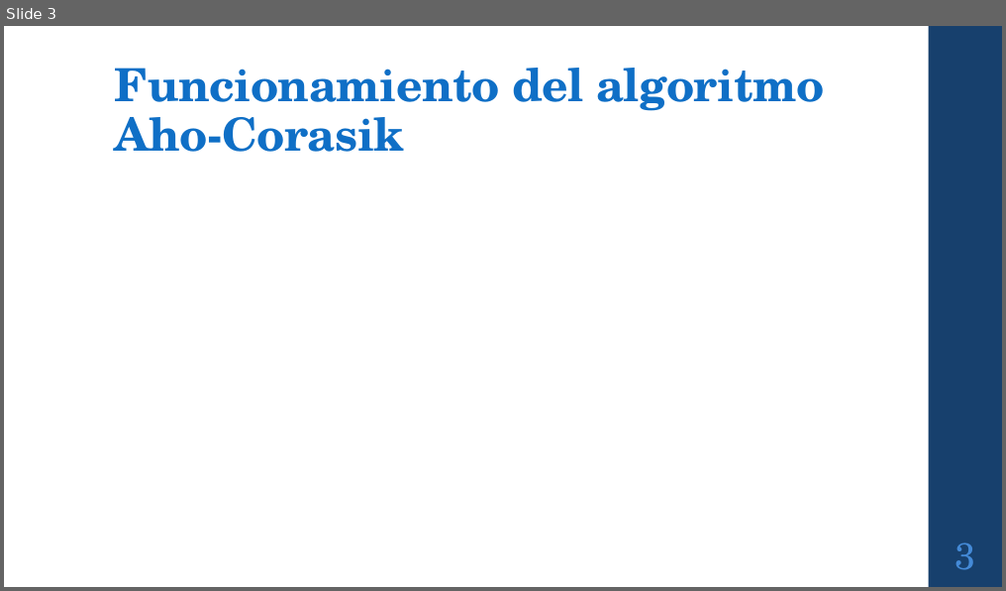
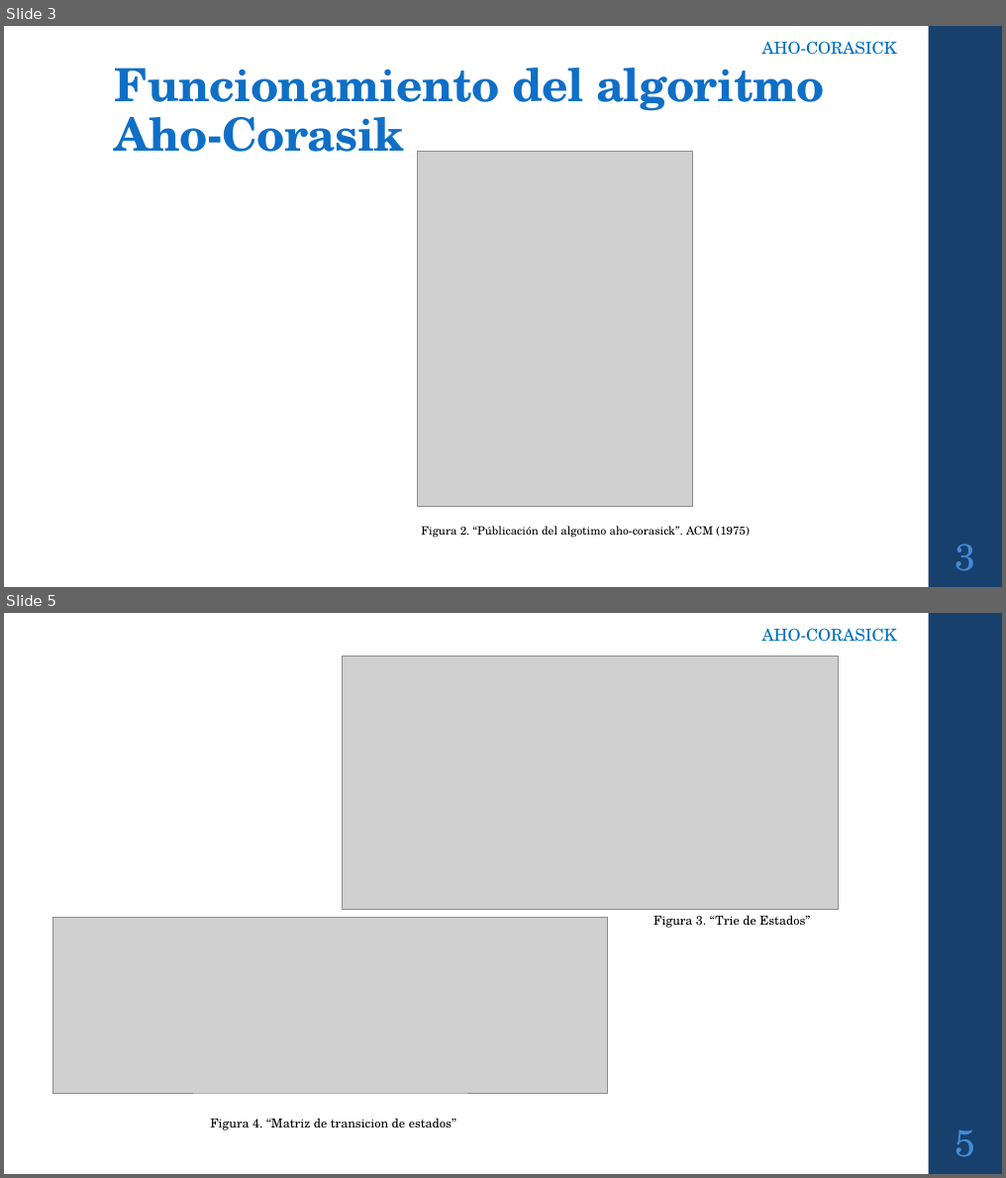
Before and after one commit to CursosIE/IE-0217-III-16-G1, a slide deck: Proyecto/proyectoFinal.pptx. Shown one above the other, each under a label of ours: slide 3 before the commit, slides 3 and 5 after it; the slides between them are not shown. The pictures are 1006x591 and 1006x1178 pixels, drawn with LibreOffice and Linux fonts; fonts in the diff are those of the drawing; grey boxes stand for pictures. Boxes give left, top, right and bottom in pixels: in the first picture for what was removed or moved away, otherwise in the second. Text is boxed around its words. In the diff, an @@ line names an element or a change of style, - is before the commit and + after.

```diff
--- a/Proyecto/proyectoFinal.pptx
+++ b/Proyecto/proyectoFinal.pptx
@@ slide 5 added at (x1=4, y1=613, x2=1002, y2=1174), background #FFFFFF; not listed: 1 template element that a slide beside it also shows @@
@@ text added at (x1=762, y1=628, x2=897, y2=642), 16 pt, text #0070C0 @@
+AHO-CORASICK
@@ picture added at (x1=343, y1=656, x2=839, y2=909) @@
@@ picture added at (x1=53, y1=918, x2=607, y2=1093) @@
@@ text added at (x1=653, y1=915, x2=810, y2=928), 12 pt, text #000000 @@
+Figura 3. “Trie de Estados”
@@ text added at (x1=210, y1=1118, x2=456, y2=1131), 12 pt, text #000000 @@
+Figura 4. “Matriz de transicion de estados”
@@ page number added at (x1=955, y1=1130, x2=976, y2=1157), 36 pt, text #448AD7 @@
+5
@@ slide 3 changed as well @@
@@ text added at (x1=762, y1=41, x2=897, y2=55), 16 pt, text #0070C0 @@
+AHO-CORASICK
@@ picture added at (x1=417, y1=151, x2=693, y2=506) @@
@@ text added at (x1=421, y1=526, x2=748, y2=538), 11 pt, text #000000 @@
+Figura 2. “Públicación del algotimo aho-corasick”. ACM (1975)
```
Also in this commit, not shown: 8 other slides changed, 11 other slides added, 12 slides removed.
